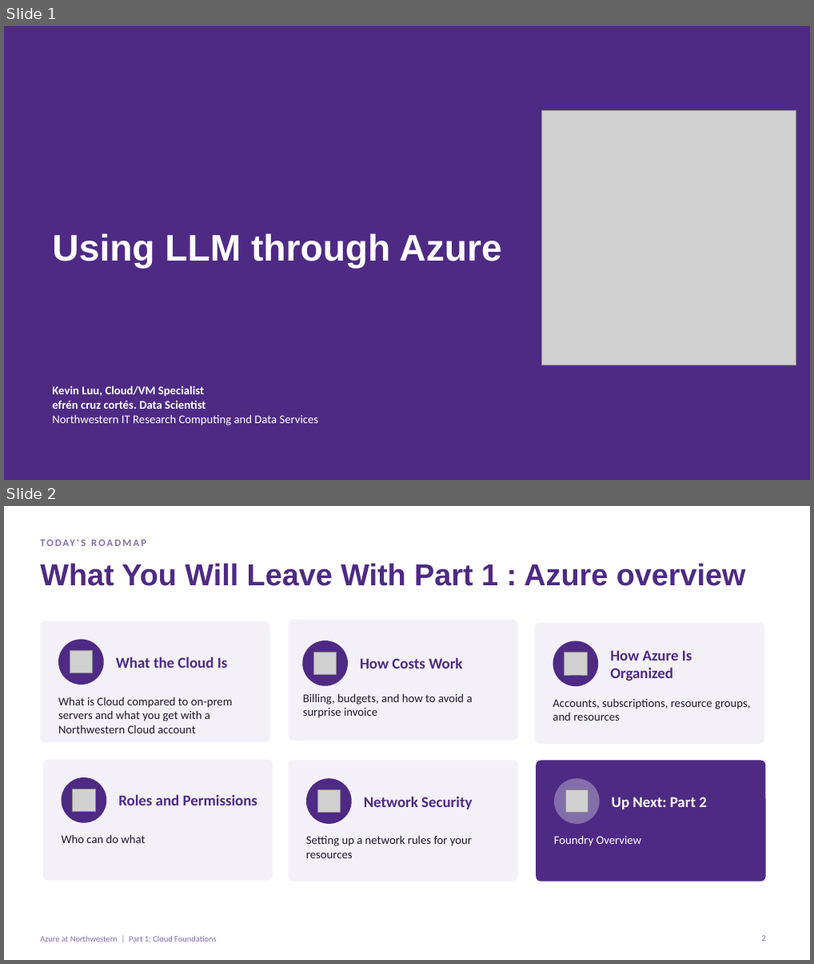
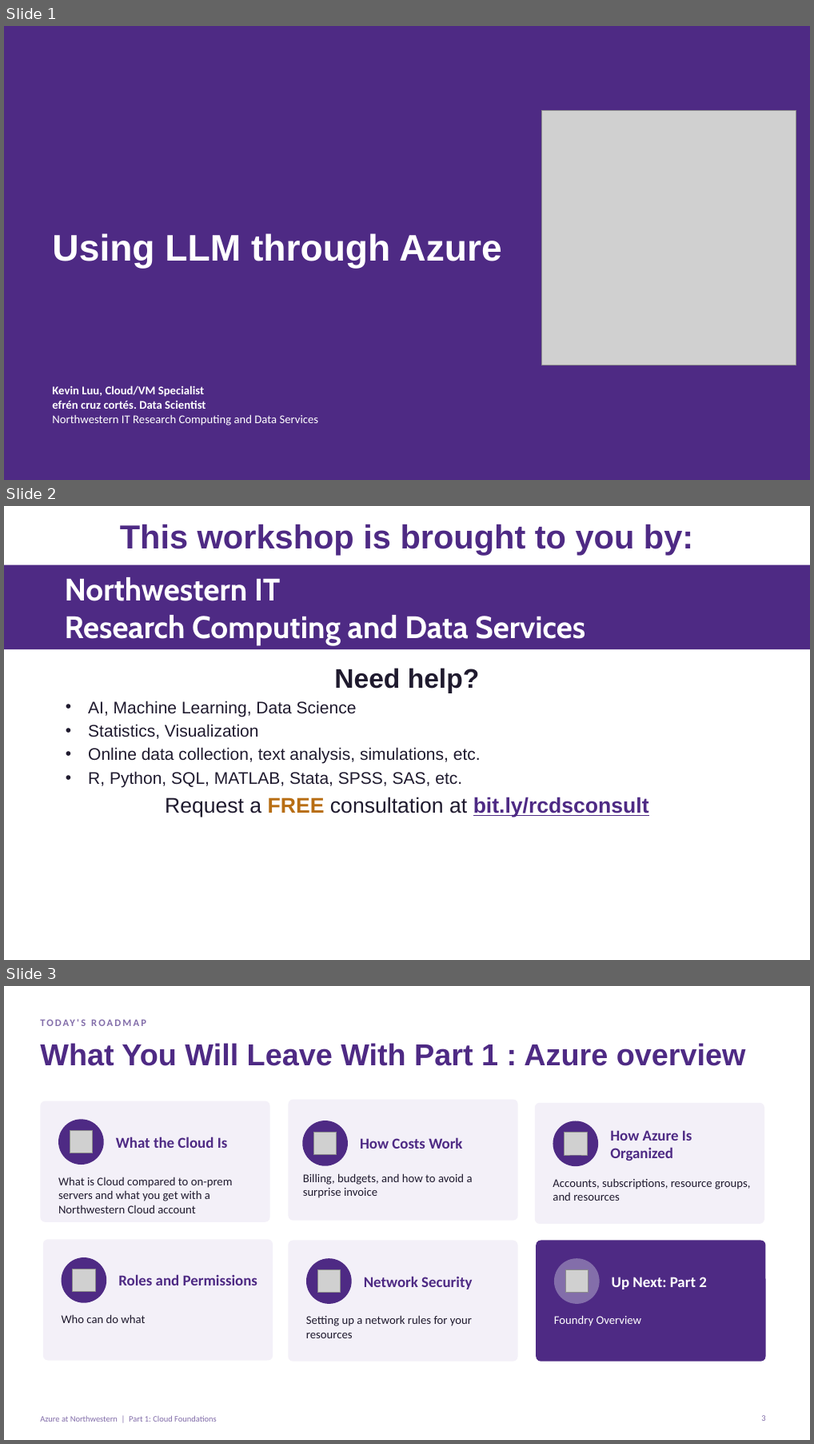
Before and after one commit to nuitrcs/workshop-llms-on-azure, a slide deck: Using LLM through Azure.pptx. Shown one above the other, each under a label of ours: slides 1 and 2 before the commit, slides 1, 2 and 3 after it. The pictures are 814x964 and 814x1444 pixels, drawn with LibreOffice and Linux fonts; fonts in the diff are those of the drawing; grey boxes stand for pictures. Boxes give left, top, right and bottom in pixels: in the first picture for what was removed or moved away, otherwise in the second. Text is boxed around its words. In the diff, an @@ line names an element or a change of style, - is before the commit and + after.

Commit message:
adding services slide

```diff
--- a/Using LLM through Azure.pptx
+++ b/Using LLM through Azure.pptx
@@ slide 2 added at <box>4,506,810,960</box>, background #FFFFFF @@
@@ title added at <box>120,524,694,554</box>, 39.6 pt, text #4E2A84, bold @@
+This workshop is brought to you by:
@@ rectangle added at <box>4,564,810,649</box>, fill #4E2A84, 37 pt, text #FFFFFF, bold @@
+Northwestern IT
+Research Computing and Data Services
@@ text added at <box>88,668,650,816</box>, 20 pt, text #1F1A2E @@
+Need help?
+• AI, Machine Learning, Data Science
+• Statistics, Visualization
+• Online data collection, text analysis, simulations, etc.
+• R, Python, SQL, MATLAB, Stata, SPSS, SAS, etc.
+Request a FREE consultation at bit.ly/rcdsconsult
@@ what was slide 2 is now slide 3 @@
```
